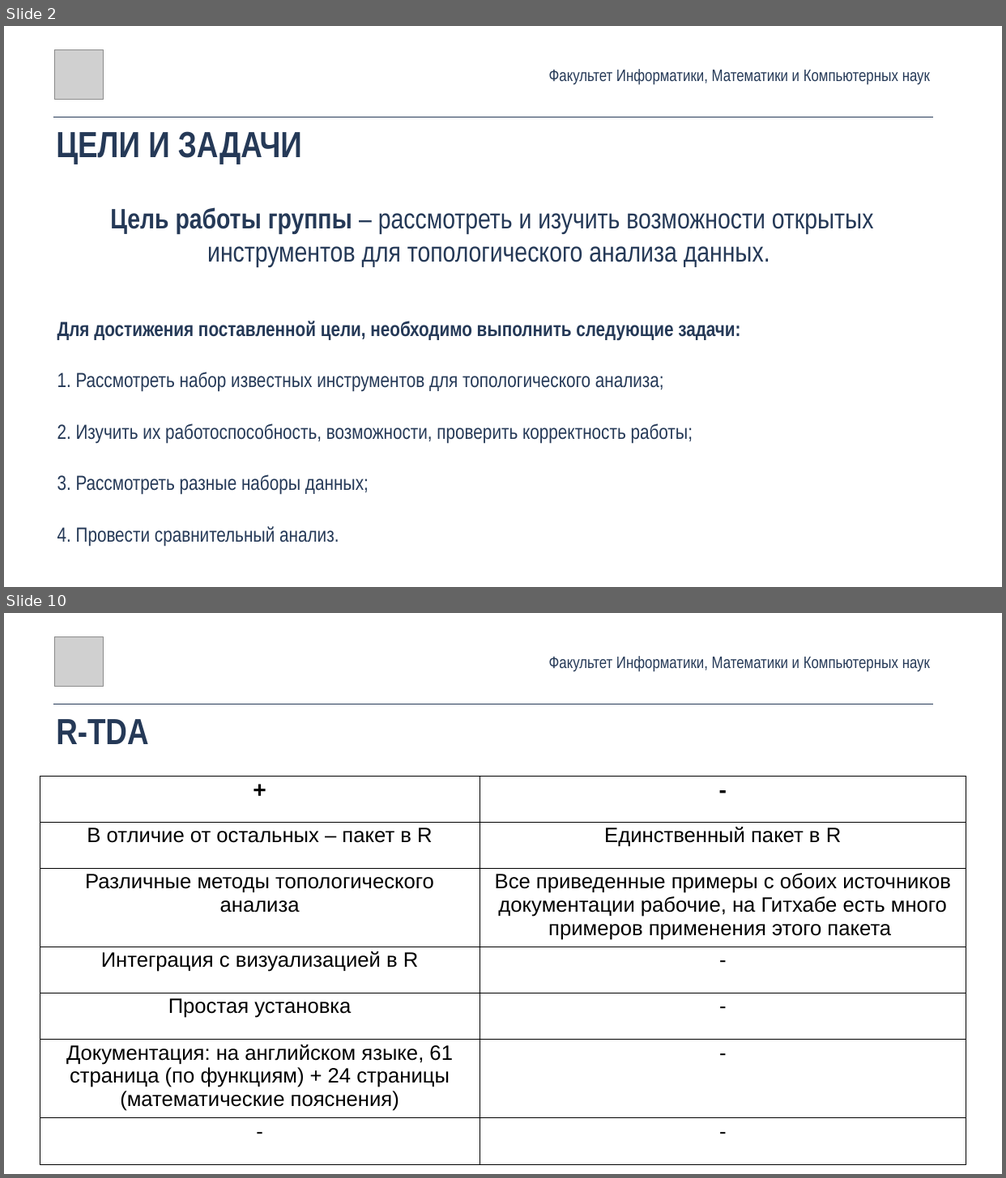
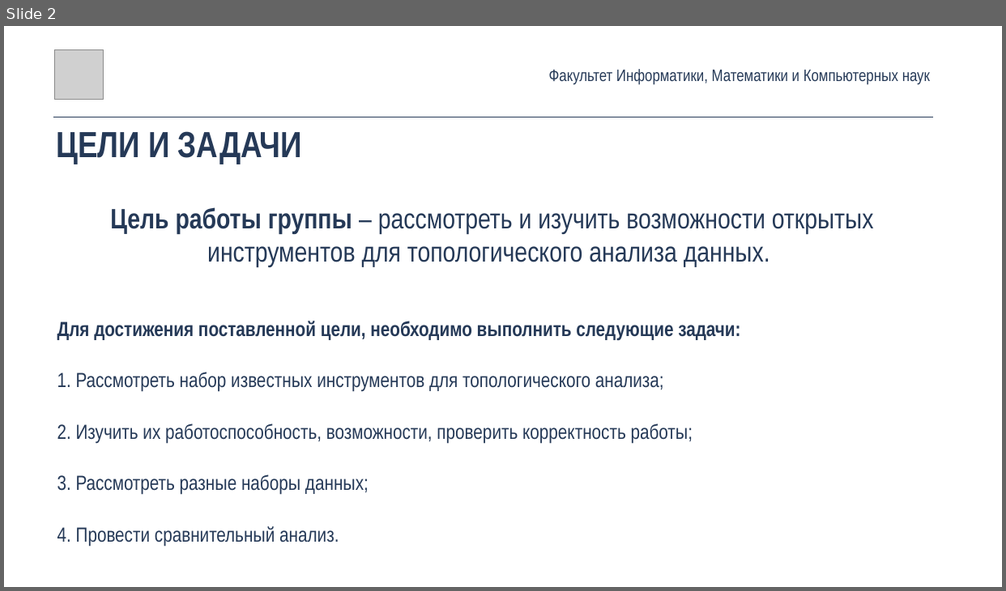
Before and after one commit to maksimovVva/hse-tda, a slide deck: survey.pptx. Shown one above the other, each under a label of ours: slides 2 and 10 before the commit, slide 2 after it; the slides between them are not shown. The pictures are 1006x1178 and 1006x591 pixels, drawn with LibreOffice and Linux fonts; fonts in the diff are those of the drawing; grey boxes stand for pictures. Boxes give left, top, right and bottom in pixels: in the first picture for what was removed or moved away, otherwise in the second. Text is boxed around its words. In the diff, an @@ line names an element or a change of style, - is before the commit and + after.

```diff
--- a/survey.pptx
+++ b/survey.pptx
@@ slide 10 removed at box(4, 613, 1002, 1174), background #FFFFFF @@
@@ picture removed at box(54, 637, 103, 686) @@
@@ text removed at box(549, 656, 930, 672) @@
-Факультет Информатики, Математики и Компьютерных наук
@@ line removed from (53, 704) to (933, 704) @@
@@ text removed at box(56, 719, 148, 744) @@
-R-TDA
@@ table removed at box(40, 776, 965, 1165), 7 rows, 2 columns @@
-+ | -
-В отличие от остальных – пакет в R | Единственный пакет в R
-Различные методы топологического анализа | Все приведенные примеры с обоих источников документации рабочие, на Гитхабе есть много примеров применения этого пакета
-Интеграция с визуализацией в R | -
-Простая установка | -
-Документация: на английском языке, 61 страница (по функциям) + 24 страницы (математические пояснения) | -
-- | -
```
Also in this commit, not shown: 4 slides changed, 6 slides added, 7 other slides removed, 33 other files.
